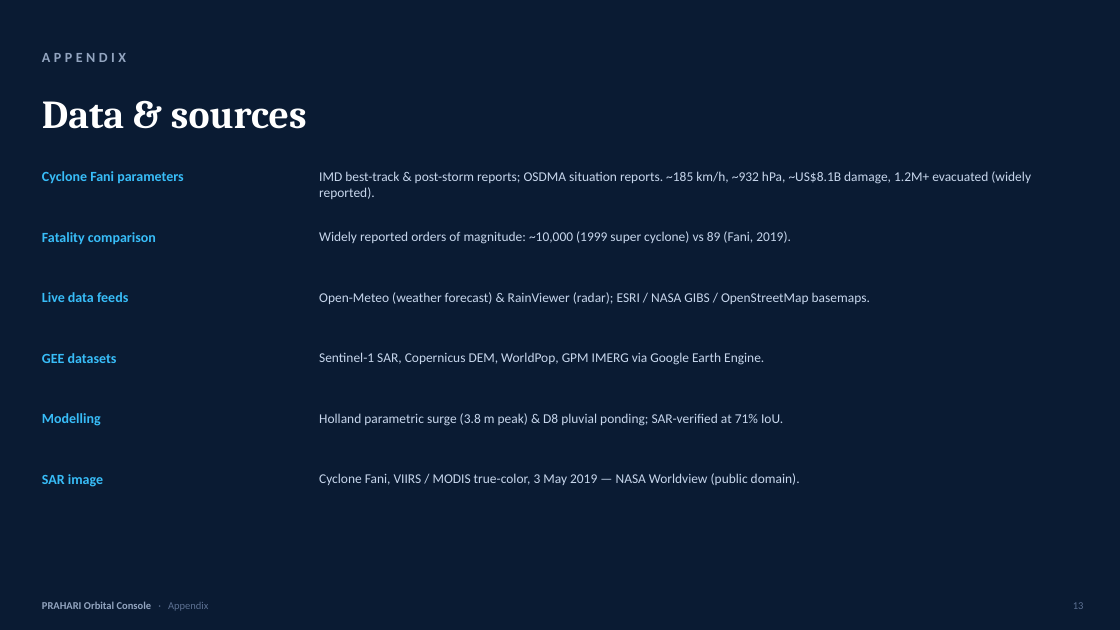
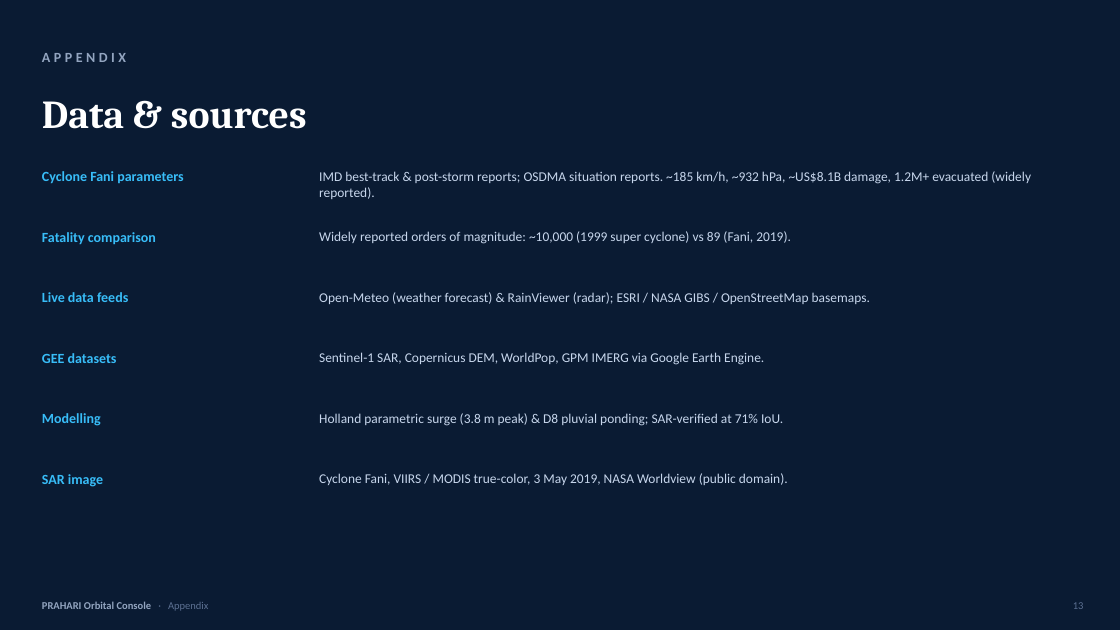
Before and after one commit to abhishek-0706/prahari-orbital-console, a slide deck: slide 14 of demo/PRAHARI_Orbital_Console.pptx. Drawn at 1120x630 pixels with LibreOffice and Linux fonts; fonts in the diff are those of the drawing. Boxes give left, top, right and bottom in pixels: in the first picture for what was removed or moved away, otherwise in the second. Text is boxed around its words. In the diff, an @@ line names an element or a change of style, - is before the commit and + after.

```diff
--- a/demo/PRAHARI_Orbital_Console.pptx
+++ b/demo/PRAHARI_Orbital_Console.pptx
@@ text at box(319, 473, 788, 485): text changed @@
-Cyclone Fani, VIIRS / MODIS true-color, 3 May 2019 — NASA Worldview (public domain).
+Cyclone Fani, VIIRS / MODIS true-color, 3 May 2019, NASA Worldview (public domain).
```
Also in this commit, not shown: 10 other slides changed, 1 other file.
